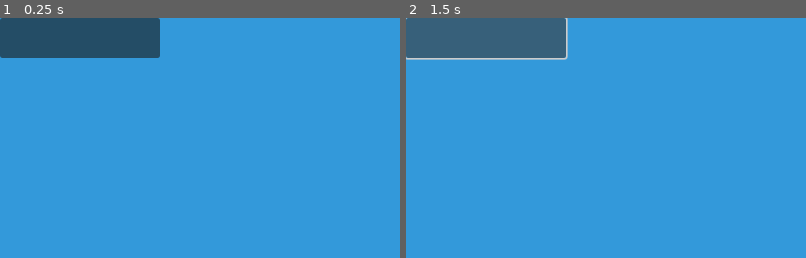
Above: before the commit, frames 1-2 (left to right).
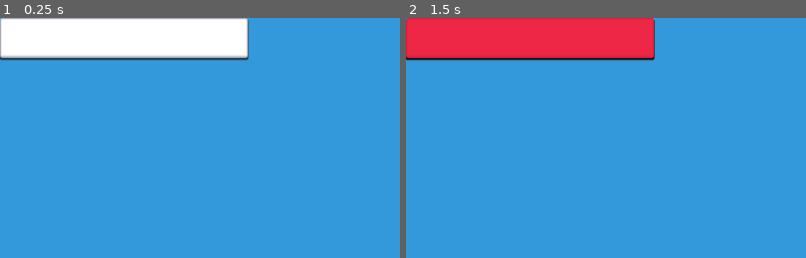
Above: after the commit, the same moments.

Repository: spyros-papadimitriou/citizenship-godot
Game: Godot game, scene res://scenes/FacilityScene.tscn
Same seed, same stepped clock (60 frames per second), same inputs: the game is played once before the commit and once after it. This scene is started directly instead of the project's main scene.
Inputs (mouse positions are % of the whole screen's width and height, from its top left; square brackets give the same spot before the commit, where the layout moved):
- Up to frame 1 (0.25 s): no input
- Up to frame 2 (1.5 s): click (16, 4) [10, 4] at 0.5 s; click (16, 4) [10, 4] at 1.25 s
The pictures show only the part of the screen within x 0-50%, y 0-50%; the shares and areas given below are measured in that part.

The runs differ from the first frame. In frame 1, 11% of the frame differs, in the area x 0-63%, y 0-18%; in frame 2, 11%.

Commit message:
Popup facilities theme ready

Diff:
--- a/scenes/CandidateLocationScene.tscn
+++ b/scenes/CandidateLocationScene.tscn
@@ -4,13 +4,13 @@
 [ext_resource type="Theme" uid="uid://cd8yqy8uogmvo" path="res://themes/RedTheme.tres" id="2_rcxuh"]
 
 [node name="CandidateLocationScene" type="Control"]
-custom_minimum_size = Vector2(200, 50)
+custom_minimum_size = Vector2(310, 50)
 layout_mode = 3
 anchors_preset = 0
 script = ExtResource("1")
 
 [node name="Button" type="Button" parent="."]
-custom_minimum_size = Vector2(260, 50)
+custom_minimum_size = Vector2(310, 50)
 offset_right = 12.0
 offset_bottom = 20.0
 theme = ExtResource("2_rcxuh")
--- a/scenes/FacilityScene.gd
+++ b/scenes/FacilityScene.gd
@@ -1,4 +1,4 @@
-extends Node2D
+extends Control
 
 signal facility_selected(facility)
 
--- a/scenes/FacilityScene.tscn
+++ b/scenes/FacilityScene.tscn
@@ -1,15 +1,18 @@
-[gd_scene load_steps=3 format=2]
+[gd_scene load_steps=3 format=3 uid="uid://dibb6dq3icscm"]
 
-[ext_resource path="res://scenes/FacilityScene.gd" type="Script" id=1]
-[ext_resource path="res://assets/fonts/regular.tres" type="FontFile" id=2]
+[ext_resource type="Script" path="res://scenes/FacilityScene.gd" id="1"]
+[ext_resource type="Theme" uid="uid://cd8yqy8uogmvo" path="res://themes/RedTheme.tres" id="2_tv5gs"]
 
-[node name="FacilityScene" type="Node2D"]
-script = ExtResource( 1 )
+[node name="FacilityScene" type="Control"]
+custom_minimum_size = Vector2(310, 50)
+layout_mode = 3
+anchors_preset = 0
+script = ExtResource("1")
 
 [node name="Button" type="Button" parent="."]
+custom_minimum_size = Vector2(310, 50)
 offset_right = 12.0
 offset_bottom = 20.0
-custom_minimum_size = Vector2( 200, 50 )
-theme_override_fonts/font = ExtResource( 2 )
+theme = ExtResource("2_tv5gs")
 
 [connection signal="pressed" from="Button" to="." method="_on_Button_pressed"]
--- a/scenes/InGame.gd
+++ b/scenes/InGame.gd
@@ -11,8 +11,13 @@
 @onready var description = $GridContainer/VBoxContainerRight/Panel/Description
 
 @onready var popup_facilities = $PopupFacilities
+@onready var popup_facilites_panel = $PopupFacilities/Panel
+@onready var facilities_container = $PopupFacilities/Panel/VBoxContainer
+
 @onready var popup_candidate_locations = $PopupCandidateLocations
+@onready var popup_candidate_locations_panel = $PopupCandidateLocations/Panel
 @onready var candidate_locations_container = $PopupCandidateLocations/Panel/VBoxContainer
+
 @onready var popup_npc = $PopupNpc
 @onready var label_facility = $PopupNpc/LabelFacility
 @onready var label_npc = $PopupNpc/LabelNpc
@@ -47,7 +52,7 @@
 	var facilities = get_tree().get_nodes_in_group(FACILITIES_GROUP)
 	for f in facilities:
 		f.remove_from_group(FACILITIES_GROUP)
-		popup_facilities.remove_child(f)
+		facilities_container.remove_child(f)
 	var candidate_locations = get_tree().get_nodes_in_group(CANDIDATE_LOCATIONS_GROUP)
 	for cl in candidate_locations:
 		cl.remove_from_group(CANDIDATE_LOCATIONS_GROUP)
@@ -64,17 +69,17 @@
 		var facility_scene_instance = facility_scene.instantiate()
 		facility_scene_instance.add_to_group(FACILITIES_GROUP)
 		facility_scene_instance.position = Vector2(position_x, (i - 1) * (50 + 10) + 80)
-		popup_facilities.add_child(facility_scene_instance)
+		facilities_container.add_child(facility_scene_instance)
 		facility_scene_instance.set_facility(facility)
 		facility_scene_instance.connect("facility_selected", Callable(self, "select_facility"))
+	popup_facilites_panel.size = Vector2(300, (i + 2) * (50 + 10) + 20)
 	button_close_facilities = Button.new()
 	button_close_facilities.size = Vector2(200, 50)
 	button_close_facilities.text = "Κλείσιμο"
 	button_close_facilities.add_to_group(FACILITIES_GROUP)
-	button_close_facilities.position = Vector2(position_x, i * (50 + 10) + 80)
+	button_close_facilities.custom_minimum_size = Vector2(260, 50)
 	button_close_facilities.connect("pressed", Callable(self, "_on_Button_CloseFacilities_pressed"))
-	popup_facilities.add_child(button_close_facilities)
-	popup_facilities.size = Vector2(300, $PopupFacilities/LabelFacilities.size.y + i * (50 + 10) + 100)
+	facilities_container.add_child(button_close_facilities)
 
 	i = 0
 	for candidate_location in game_current_status.candidate_locations:
@@ -86,17 +91,18 @@
 		candidate_locations_container.add_child(candidate_location_scene_instance)
 		candidate_location_scene_instance.set_location(candidate_location)
 		candidate_location_scene_instance.connect("location_selected", Callable(self, "select_location"))
+	popup_candidate_locations_panel.size = Vector2(300, (i + 2) * (50 + 10) + 20)
 	button_close_candidate_locations = Button.new()
 	button_close_candidate_locations.text = "Κλείσιμο"
-	button_close_candidate_locations.size = Vector2(260, 50)
+	button_close_candidate_locations.custom_minimum_size= Vector2(260, 50)
 	button_close_candidate_locations.add_to_group(CANDIDATE_LOCATIONS_GROUP)
 	button_close_candidate_locations.connect("pressed", Callable(self, "_on_Button_CloseCandidateLocations_pressed"))
 	candidate_locations_container.add_child(button_close_candidate_locations)
-	popup_candidate_locations.size = Vector2(300, $PopupCandidateLocations/LabelCandidateLocations.size.y + i * (50 + 10) + 100)
 
 func _on_ButtonFacilities_pressed():
 	popup_candidate_locations.hide()
 	if popup_facilities.visible:
+		button_close_facilities.release_focus()
 		popup_facilities.hide()
 	else:
 		lightbox.visible = true
@@ -169,6 +175,7 @@
 	get_tree().change_scene_to_file("res://scenes/SearchScene.tscn")
 
 func _on_popup_facilities_popup_hide() -> void:
+	button_facilities.release_focus()
 	if !popup_npc.visible:
 		close_lightbox()
 
--- a/scenes/InGame.tscn
+++ b/scenes/InGame.tscn
@@ -131,17 +131,31 @@
 text = "Επιστροφή"
 
 [node name="PopupFacilities" type="Popup" parent="."]
-initial_position = 1
-size = Vector2i(300, 300)
+position = Vector2i(325, 125)
+size = Vector2i(350, 350)
 always_on_top = true
 
+[node name="Panel" type="Panel" parent="PopupFacilities"]
+custom_minimum_size = Vector2(350, 50)
+offset_top = 50.0
+offset_right = 300.0
+offset_bottom = 100.0
+theme = ExtResource("4_2yveg")
+
+[node name="VBoxContainer" type="VBoxContainer" parent="PopupFacilities/Panel"]
+custom_minimum_size = Vector2(260, 50)
+layout_mode = 0
+offset_left = 20.0
+offset_top = 20.0
+offset_right = 280.0
+offset_bottom = 70.0
+theme_override_constants/separation = 20
+
 [node name="LabelFacilities" type="Label" parent="PopupFacilities"]
-custom_minimum_size = Vector2(200, 50)
-offset_left = 50.0
-offset_top = 25.0
-offset_right = 250.0
-offset_bottom = 75.0
-theme_override_fonts/font = ExtResource("4")
+custom_minimum_size = Vector2(350, 50)
+offset_right = 300.0
+offset_bottom = 50.0
+theme = ExtResource("4_wb2ru")
 text = "Τι υπάρχει στην περιοχή"
 horizontal_alignment = 1
 vertical_alignment = 1
@@ -149,20 +163,20 @@
 
 [node name="PopupCandidateLocations" type="Popup" parent="."]
 transparent_bg = true
-initial_position = 1
+position = Vector2i(325, 125)
 size = Vector2i(350, 350)
 always_on_top = true
 transparent = true
 
 [node name="Panel" type="Panel" parent="PopupCandidateLocations"]
-custom_minimum_size = Vector2(300, 300)
+custom_minimum_size = Vector2(350, 50)
 offset_top = 50.0
 offset_right = 300.0
-offset_bottom = 350.0
+offset_bottom = 100.0
 theme = ExtResource("4_2yveg")
 
 [node name="VBoxContainer" type="VBoxContainer" parent="PopupCandidateLocations/Panel"]
-custom_minimum_size = Vector2(260, 260)
+custom_minimum_size = Vector2(310, 50)
 offset_left = 20.0
 offset_top = 20.0
 offset_right = 280.0
@@ -170,7 +184,7 @@
 theme_override_constants/separation = 20
 
 [node name="LabelCandidateLocations" type="Label" parent="PopupCandidateLocations"]
-custom_minimum_size = Vector2(300, 50)
+custom_minimum_size = Vector2(350, 50)
 offset_right = 300.0
 offset_bottom = 50.0
 theme = ExtResource("4_wb2ru")
